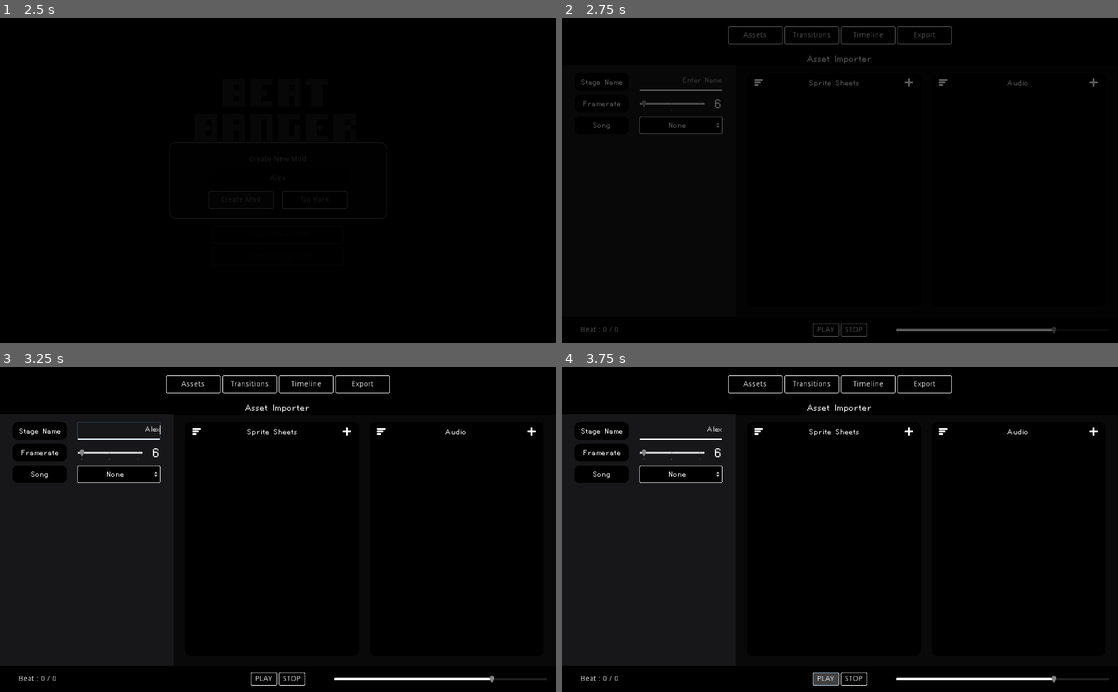
Above: before the commit, frames 1-4 (two rows, left to right).
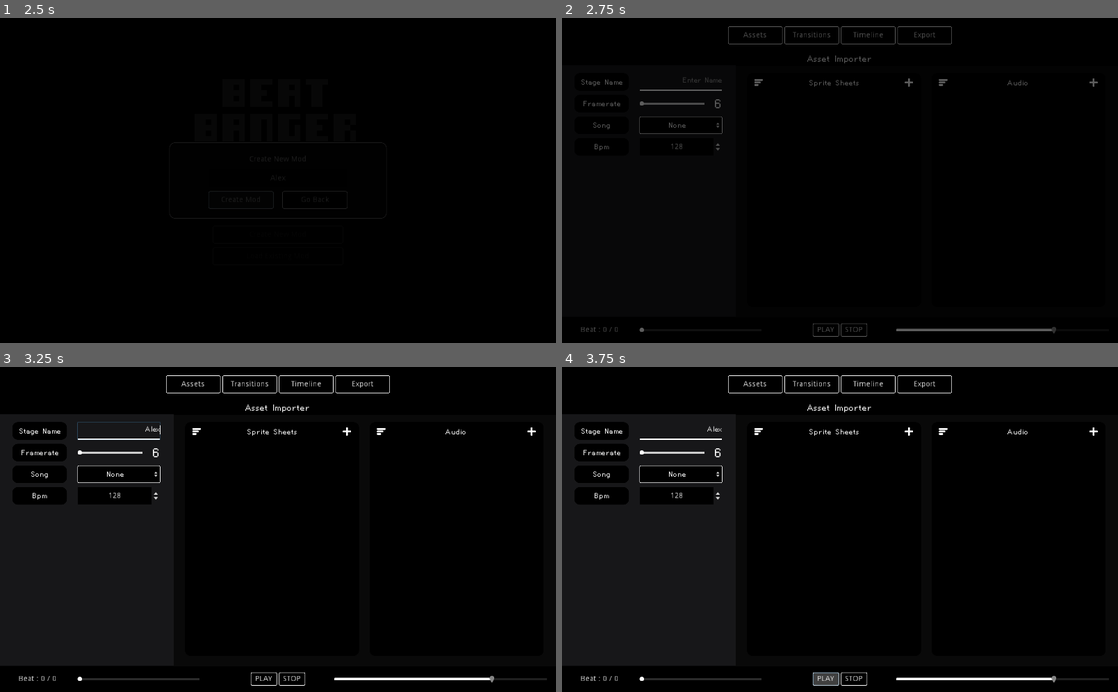
Above: after the commit, the same moments.

Repository: bunfan/BBMT
Game: Godot game, scene res://src/Main/Main.tscn
The game is run twice, just before and just after one commit, with the same random seed, the same clock (stepped at 60 frames per second) and the same inputs. Sound files missing from this copy of the repository are replaced by a short silence.
Inputs (mouse positions are in pixels of both pictures, inside the frame that each line leads up to):
- Up to frame 1 (2.5 s): click "Create New Mod" at 0.5 s; click (278, 177) at 1.27 s; type "Alex" at 1.35 s; click "Create Mod" at 2 s
- Up to frame 2 (2.75 s): no input
- Up to frame 3 (3.25 s): click (116, 432) at 2.77 s; type "Alex" at 2.85 s
- Up to frame 4 (3.75 s): click "PLAY" at 3.5 s

Frame 1 is identical in both runs. In frame 2, less than 0.1% of the frame differs, in the area x 5-29%, y 25-97%; in frame 3, 1.4%, in the area x 2-36%, y 25-97%; in frame 4, 1.4%.

Commit message:
Added beat counter

Diff:
--- a/src/Editor/Conductor.gd
+++ b/src/Editor/Conductor.gd
@@ -31,7 +31,6 @@
 func _on_beat():
 	last_beat = beat
 	Data.current_beat = beat
-	print(Data.current_beat)
 
 func reset():
 	song_position = 0
--- a/src/Editor/Editor.tscn
+++ b/src/Editor/Editor.tscn
@@ -12,6 +12,7 @@
 [ext_resource path="res://styles/fonts/pixel.tres" type="DynamicFont" id=10]
 [ext_resource path="res://src/Editor/Importer/Importer.gd" type="Script" id=11]
 [ext_resource path="res://src/Editor/Parameters.gd" type="Script" id=12]
+[ext_resource path="res://src/Editor/UI/BeatIndicator.gd" type="Script" id=13]
 
 [sub_resource type="StyleBoxFlat" id=1]
 bg_color = Color( 0.0392157, 0.0392157, 0.0392157, 1 )
@@ -237,7 +238,7 @@
 "_edit_use_anchors_": false
 }
 
-[node name="Label" type="Label" parent="Global/Toolbar"]
+[node name="BeatIndicator" type="Label" parent="Global/Toolbar"]
 anchor_top = 0.5
 anchor_bottom = 0.5
 margin_left = 23.3345
@@ -247,6 +248,21 @@
 text = "Beat : 0 / 0"
 align = 1
 valign = 1
+script = ExtResource( 13 )
+__meta__ = {
+"_edit_use_anchors_": false
+}
+
+[node name="Progress" type="HSlider" parent="Global/Toolbar/BeatIndicator"]
+anchor_bottom = 1.0
+margin_left = 120.0
+margin_right = 345.0
+theme = ExtResource( 6 )
+allow_greater = true
+scrollable = false
+__meta__ = {
+"_edit_use_anchors_": false
+}
 
 [node name="Tabs" type="Control" parent="."]
 margin_top = 88.0
@@ -510,8 +526,6 @@
 custom_styles/grabber_area = SubResource( 13 )
 max_value = 2.0
 rounded = true
-tick_count = 3
-ticks_on_borders = true
 __meta__ = {
 "_edit_use_anchors_": false
 }
@@ -562,6 +576,43 @@
 "_edit_use_anchors_": false
 }
 
+[node name="Bpm" type="HBoxContainer" parent="Tabs/SettingsAssets/Parameters/Fields"]
+margin_top = 120.0
+margin_right = 272.0
+margin_bottom = 152.0
+custom_constants/separation = 20
+
+[node name="Panel" type="Panel" parent="Tabs/SettingsAssets/Parameters/Fields/Bpm"]
+margin_right = 100.0
+margin_bottom = 32.0
+rect_min_size = Vector2( 100, 32 )
+custom_styles/panel = SubResource( 9 )
+
+[node name="Label" type="Label" parent="Tabs/SettingsAssets/Parameters/Fields/Bpm/Panel"]
+anchor_right = 1.0
+anchor_bottom = 1.0
+custom_fonts/font = ExtResource( 10 )
+text = "Bpm"
+align = 1
+valign = 1
+__meta__ = {
+"_edit_use_anchors_": false
+}
+
+[node name="SpinBox" type="SpinBox" parent="Tabs/SettingsAssets/Parameters/Fields/Bpm"]
+margin_left = 120.0
+margin_right = 272.0
+margin_bottom = 32.0
+size_flags_horizontal = 3
+theme = ExtResource( 6 )
+max_value = 999.0
+value = 128.0
+allow_greater = true
+align = 1
+__meta__ = {
+"_edit_use_anchors_": false
+}
+
 [node name="Transitions" type="Control" parent="Tabs"]
 visible = false
 anchor_right = 1.0
--- a/src/Editor/Parameters.gd
+++ b/src/Editor/Parameters.gd
@@ -3,6 +3,7 @@
 onready var name_field = $Fields/Name/LineEdit
 onready var framerate_field = $Fields/FrameRate/HSlider
 onready var song_field = $Fields/Song/OptionButton
+onready var bpm_field = $Fields/Bpm/SpinBox
 
 # Called when the node enters the scene tree for the first time.
 func _ready():
@@ -10,6 +11,7 @@
 	framerate_field.connect("value_changed", self, "set_framerate")
 	song_field.connect("button_up", self, "get_audio_list")
 	song_field.connect("item_selected", self, "load_song")
+	bpm_field.connect("value_changed", self, "set_bpm")
 
 # Name Field
 func set_name(text: String):
@@ -34,3 +36,6 @@
 func load_song(idx):
 	Data.conductor.reset()
 	Data.conductor.stream = Assets.audio[song_field.get_item_text(idx)]
+
+func set_bpm(value: float):
+	Data.bpm = value
--- /dev/null
+++ b/src/Editor/UI/BeatIndicator.gd
@@ -0,0 +1,24 @@
+extends Label
+
+func _ready():
+	if $Progress.connect("value_changed", self, "get_time") == OK: pass
+	if $Progress.connect("gui_input", self, "touched") == OK: pass
+
+func _process(_delta):
+	# Update beat indicator UI if stream located
+	if Data.conductor.stream:
+		var song_length_beats = int(Data.conductor.stream.get_length() / ((60.0/Data.bpm) / 2))
+		text = "Beat : %s / %s" % [Data.current_beat, song_length_beats]
+
+		$Progress.max_value = song_length_beats
+		$Progress.value = Data.current_beat
+
+var seeker_dest
+func get_time(value: float):
+	seeker_dest = value
+
+func touched(event):
+	if event is InputEventMouseButton: return true
+		# var new_song_pos = ( (60.0/Data.bpm) / 2 ) * seeker_dest
+		# Data.conductor.seek(50)
+		# print(event)
--- a/styles/Editor_Theme.tres
+++ b/styles/Editor_Theme.tres
@@ -1,6 +1,7 @@
-[gd_resource type="Theme" load_steps=8 format=2]
+[gd_resource type="Theme" load_steps=12 format=2]
 
 [ext_resource path="res://styles/fonts/pixel.tres" type="DynamicFont" id=1]
+[ext_resource path="res://assets/ui/boboa.png" type="Texture" id=2]
 
 [sub_resource type="StyleBoxFlat" id=1]
 bg_color = Color( 0.254902, 0.254902, 0.254902, 1 )
@@ -37,6 +38,29 @@
 corner_radius_top_right = 2
 corner_radius_bottom_right = 2
 corner_radius_bottom_left = 2
+
+[sub_resource type="StyleBoxFlat" id=7]
+bg_color = Color( 1, 1, 1, 1 )
+border_color = Color( 1, 1, 1, 1 )
+corner_radius_top_left = 10
+corner_radius_top_right = 10
+corner_radius_bottom_right = 10
+corner_radius_bottom_left = 10
+
+[sub_resource type="StyleBoxFlat" id=8]
+bg_color = Color( 1, 1, 1, 1 )
+corner_radius_top_left = 10
+corner_radius_top_right = 10
+corner_radius_bottom_right = 10
+corner_radius_bottom_left = 10
+
+[sub_resource type="StyleBoxFlat" id=9]
+bg_color = Color( 0, 0, 0, 1 )
+border_width_left = 2
+border_width_top = 2
+border_width_right = 2
+border_width_bottom = 2
+border_color = Color( 0.172549, 0.172549, 0.172549, 1 )
 
 [sub_resource type="StyleBoxFlat" id=4]
 bg_color = Color( 0, 0, 0, 1 )
@@ -187,13 +211,13 @@
 HScrollBar/styles/scroll_focus = null
 HSeparator/constants/separation = 4
 HSeparator/styles/separator = null
-HSlider/icons/grabber = null
-HSlider/icons/grabber_disabled = null
-HSlider/icons/grabber_highlight = null
+HSlider/icons/grabber = ExtResource( 2 )
+HSlider/icons/grabber_disabled = ExtResource( 2 )
+HSlider/icons/grabber_highlight = ExtResource( 2 )
 HSlider/icons/tick = null
-HSlider/styles/grabber_area = null
-HSlider/styles/grabber_area_highlight = null
-HSlider/styles/slider = null
+HSlider/styles/grabber_area = SubResource( 7 )
+HSlider/styles/grabber_area_highlight = SubResource( 8 )
+HSlider/styles/slider = SubResource( 9 )
 HSplitContainer/constants/autohide = 1
 HSplitContainer/constants/separation = 12
 HSplitContainer/icons/grabber = null
Binary file added: assets/ui/boboa.png
Not shown, added: assets/ui/boboa.png.import
Not shown: 1 places in src/Editor/Editor.tscn that only renumber resources
